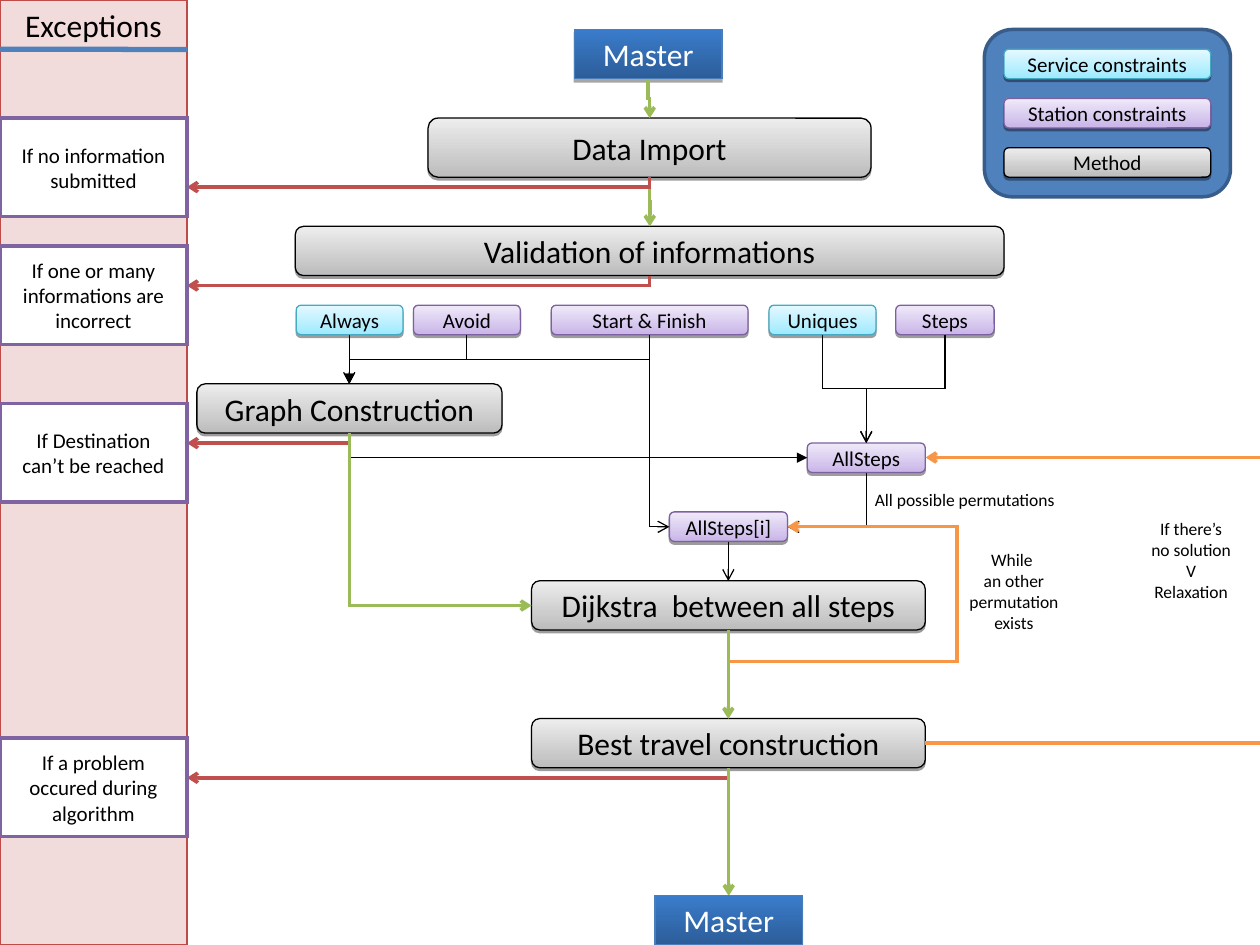
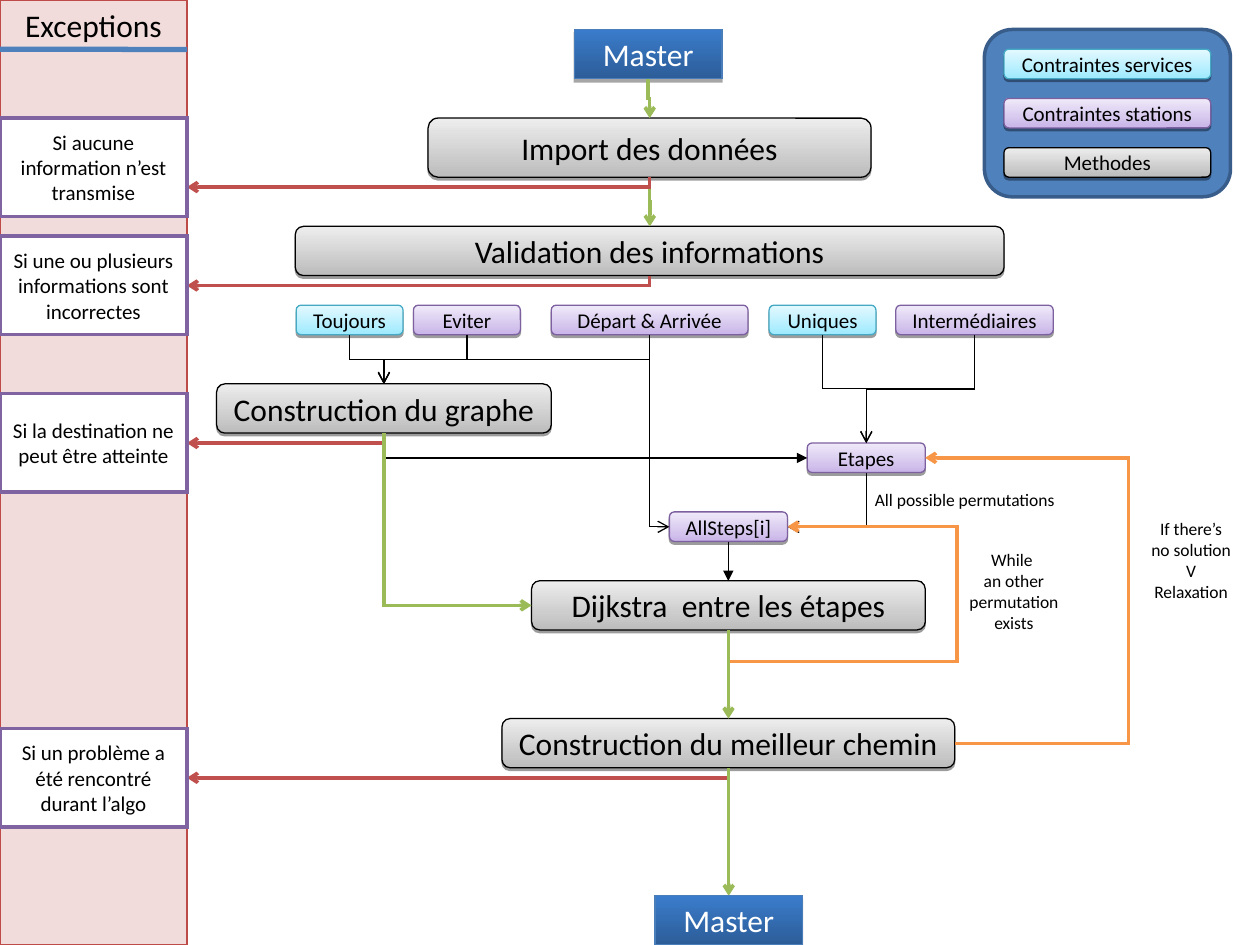
Before and after one commit to bryan-brancotte/projetgl-2008, a slide deck: slide 1 of doc/Soutenance/iGo_Soutenance_Tony.ppt. Drawn at 1260x945 pixels with LibreOffice and Linux fonts; fonts in the diff are those of the drawing. Boxes give left, top, right and bottom in pixels: in the first picture for what was removed or moved away, otherwise in the second. Text is boxed around its words. In the diff, an @@ line names an element or a change of style, - is before the commit and + after.

```diff
--- a/doc/Soutenance/iGo_Soutenance_Tony.ppt
+++ b/doc/Soutenance/iGo_Soutenance_Tony.ppt
@@ text in rounded rectangle at (x1=1022, y1=57, x2=1193, y2=81): text changed @@
-Service constraints
+Contraintes services
@@ text in rounded rectangle at (x1=1023, y1=106, x2=1192, y2=130): text changed @@
-Station constraints
+Contraintes stations
@@ text in rectangle at (x1=21, y1=135, x2=166, y2=200): text changed @@
-If no information submitted
+Si aucune information n’est transmise
@@ text in rounded rectangle at (x1=521, y1=138, x2=778, y2=165): text changed @@
-Data Import
+Import des données
@@ text in rounded rectangle at (x1=1064, y1=156, x2=1151, y2=180): text changed @@
-Method
+Methodes
@@ text in rectangle at (x1=14, y1=253, x2=173, y2=319): text changed @@
-If one or many informations are incorrect
+Si une ou plusieurs informations sont incorrectes
@@ text in rounded rectangle at (x1=475, y1=241, x2=824, y2=264): text changed @@
-Validation of informations
+Validation des informations
@@ text in rounded rectangle at (x1=313, y1=310, x2=386, y2=332): text changed @@
-Always
+Toujours
@@ text in rounded rectangle at (x1=443, y1=313, x2=492, y2=328): text changed @@
-Avoid
+Eviter
@@ text in rounded rectangle at (x1=577, y1=313, x2=722, y2=332): text changed @@
-Start & Finish
+Départ & Arrivée
@@ rounded rectangle "Intermédiaires" resized from (x1=896, y1=305, x2=994, y2=334) to (x1=896, y1=305, x2=1053, y2=334) @@
@@ text in rounded rectangle at (x1=912, y1=313, x2=1036, y2=328): text changed @@
-Steps
+Intermédiaires
@@ elbow arrow moved from (350, 335) - (349, 384) to (350, 335) - (384, 384) @@
@@ elbow arrow (350, 335) - (384, 384): arrowheads changed @@
@@ elbow arrow moved from (650, 335) - (349, 384) to (650, 335) - (384, 384) @@
@@ elbow arrow moved from (466, 335) - (349, 384) to (467, 335) - (384, 384) @@
@@ elbow arrow (467, 335) - (384, 384): arrowheads changed @@
@@ elbow arrow moved from (945, 335) - (866, 444) to (974, 335) - (866, 444) @@
@@ rounded rectangle "Construction du graphe" resized from (x1=197, y1=384, x2=501, y2=433) to (x1=217, y1=384, x2=552, y2=433) @@
@@ text in rounded rectangle at (x1=234, y1=399, x2=534, y2=427): text changed @@
-Graph Construction
+Construction du graphe
@@ text in rectangle at (x1=13, y1=423, x2=173, y2=467): text changed @@
-If Destination
-can’t be reached
+Si la destination ne peut être atteinte
@@ elbow arrow moved from (349, 433) - (186, 444) to (384, 433) - (186, 444) @@
@@ elbow arrow moved from (349, 433) - (808, 457) to (384, 433) - (808, 457) @@
@@ elbow arrow moved from (349, 433) - (532, 606) to (384, 433) - (532, 605) @@
@@ text in rounded rectangle at (x1=838, y1=452, x2=894, y2=475): text changed @@
-AllSteps
+Etapes
@@ elbow arrow moved from (925, 743) - (926, 457) to (955, 743) - (925, 457) @@
@@ elbow arrow (728, 542) - (728, 581): arrowheads changed @@
@@ text in rounded rectangle at (x1=572, y1=595, x2=885, y2=623): text changed @@
-Dijkstra between all steps
+Dijkstra entre les étapes
@@ rounded rectangle "Construction du meilleur chemin" resized from (x1=532, y1=718, x2=925, y2=767) to (x1=501, y1=718, x2=954, y2=767) @@
@@ 3 rectangles moved together from (x1=0, y1=246, x2=186, y2=837) to (x1=0, y1=237, x2=186, y2=827) @@
@@ text in rectangle at (x1=22, y1=745, x2=165, y2=815): text changed @@
-If a problem occured during algorithm
+Si un problème a été rencontré durant l’algo
@@ text in rounded rectangle at (x1=519, y1=733, x2=937, y2=756): text changed @@
-Best travel construction
+Construction du meilleur chemin
```
